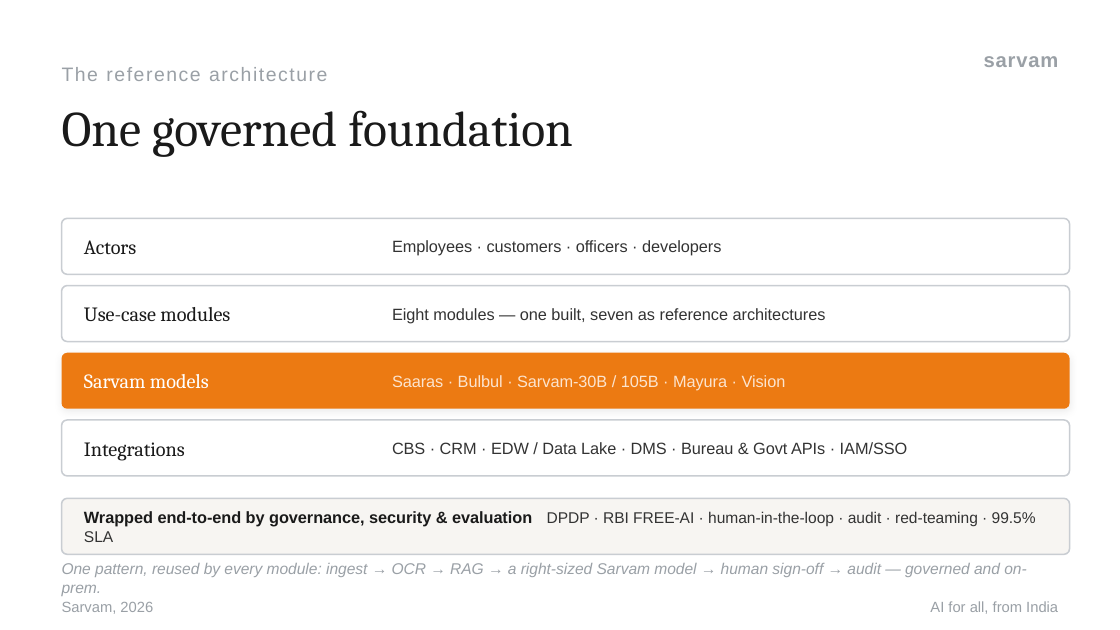
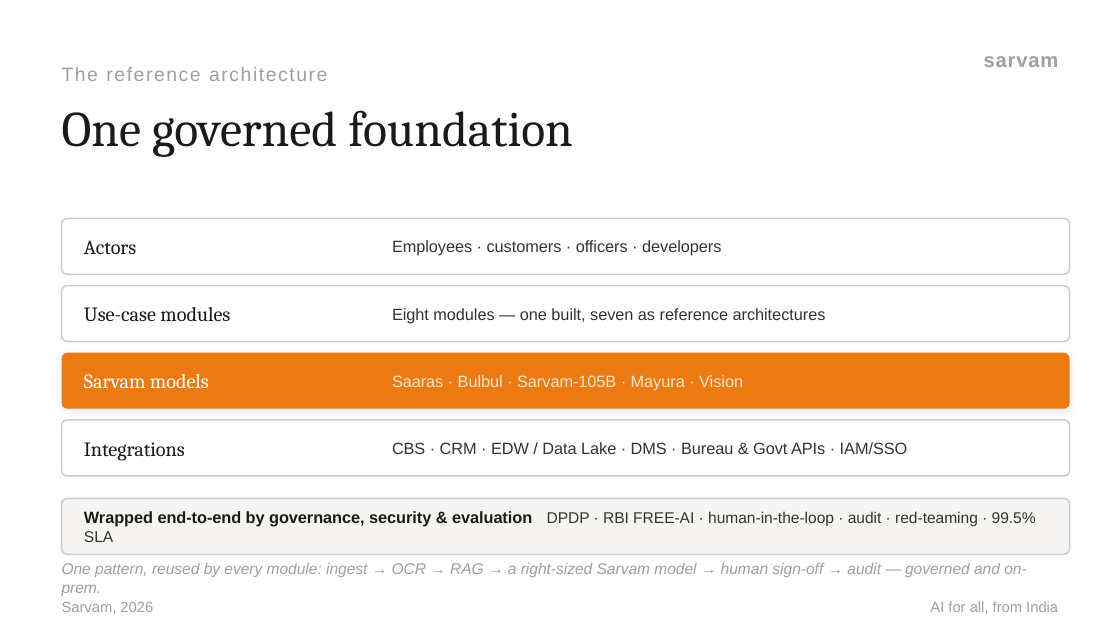
Before and after one commit to vihb09/pnb-sahayak, a slide deck: slide 5 of docs/decks/PNB-Sahayak-Platform-Vision.pptx. Drawn at 1120x630 pixels with LibreOffice and Linux fonts; fonts in the diff are those of the drawing. Boxes give left, top, right and bottom in pixels: in the first picture for what was removed or moved away, otherwise in the second. Text is boxed around its words. In the diff, an @@ line names an element or a change of style, - is before the commit and + after.

```diff
--- a/docs/decks/PNB-Sahayak-Platform-Vision.pptx
+++ b/docs/decks/PNB-Sahayak-Platform-Vision.pptx
@@ text at (x1=392, y1=375, x2=743, y2=391): text changed @@
-Saaras · Bulbul · Sarvam-30B / 105B · Mayura · Vision
+Saaras · Bulbul · Sarvam-105B · Mayura · Vision
```
Also in this commit, not shown: 9 other slides changed, 8 other files.
